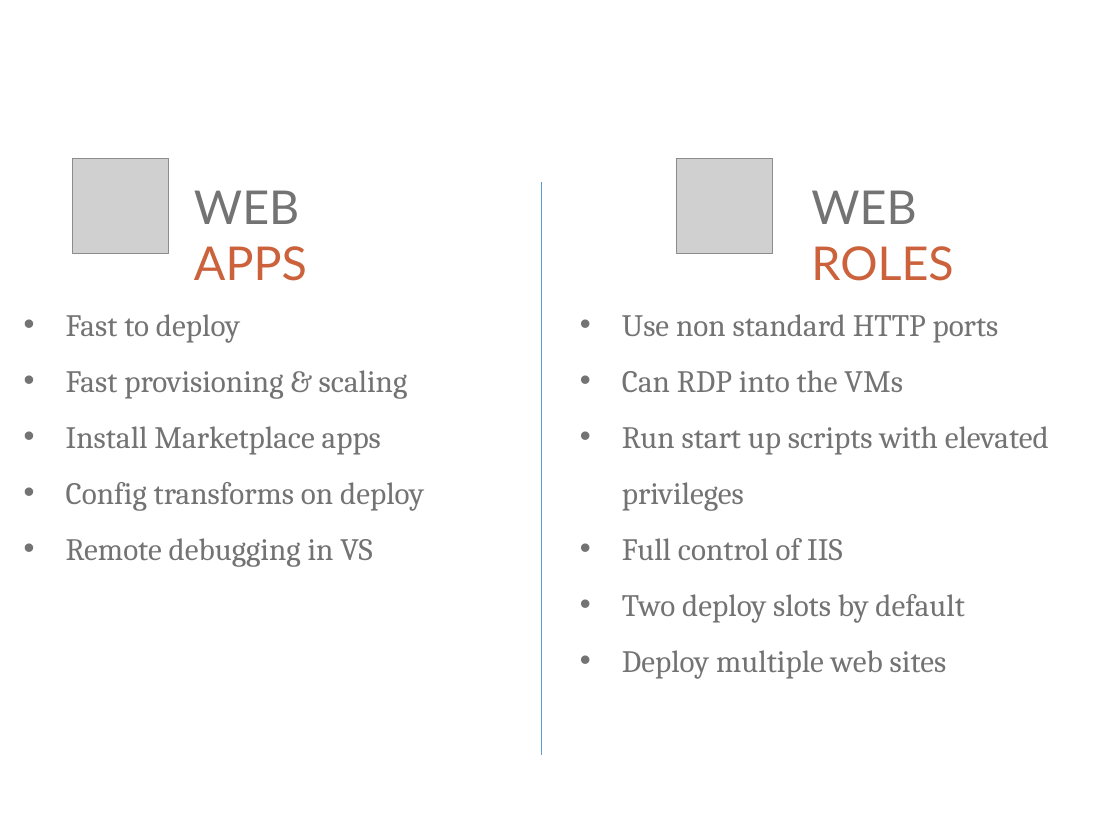
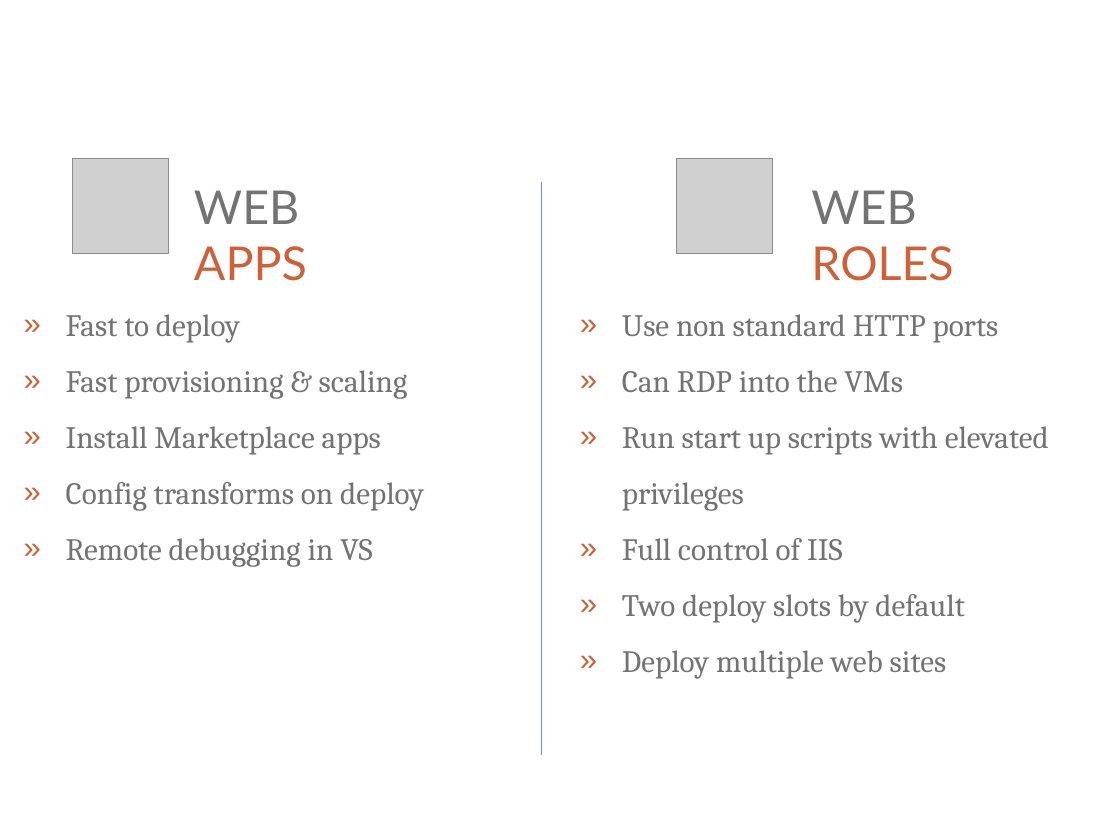
Before and after one commit to ritasker/Presentations-Archive, a slide deck: slide 7 of Current/Azure The Good Parts Web Apps/AzureTheGoodParts-WebApps.pptx. Drawn at 1120x840 pixels with LibreOffice and Linux fonts; fonts in the diff are those of the drawing; grey boxes stand for pictures; background and template pictures are left out. Boxes give left, top, right and bottom in pixels: in the first picture for what was removed or moved away, otherwise in the second. Text is boxed around its words. In the diff, an @@ line names an element or a change of style, - is before the commit and + after.

```diff
--- a/Current/Azure The Good Parts Web Apps/AzureTheGoodParts-WebApps.pptx
+++ b/Current/Azure The Good Parts Web Apps/AzureTheGoodParts-WebApps.pptx
@@ text "Fast to deploy" at [66,314,424,567]: bullet • to » @@
@@ text "Use non standard HTTP ports" at [622,314,1049,679]: bullet • to » @@
```
Also in this commit, not shown: 3 slides added, 2 slides removed.
